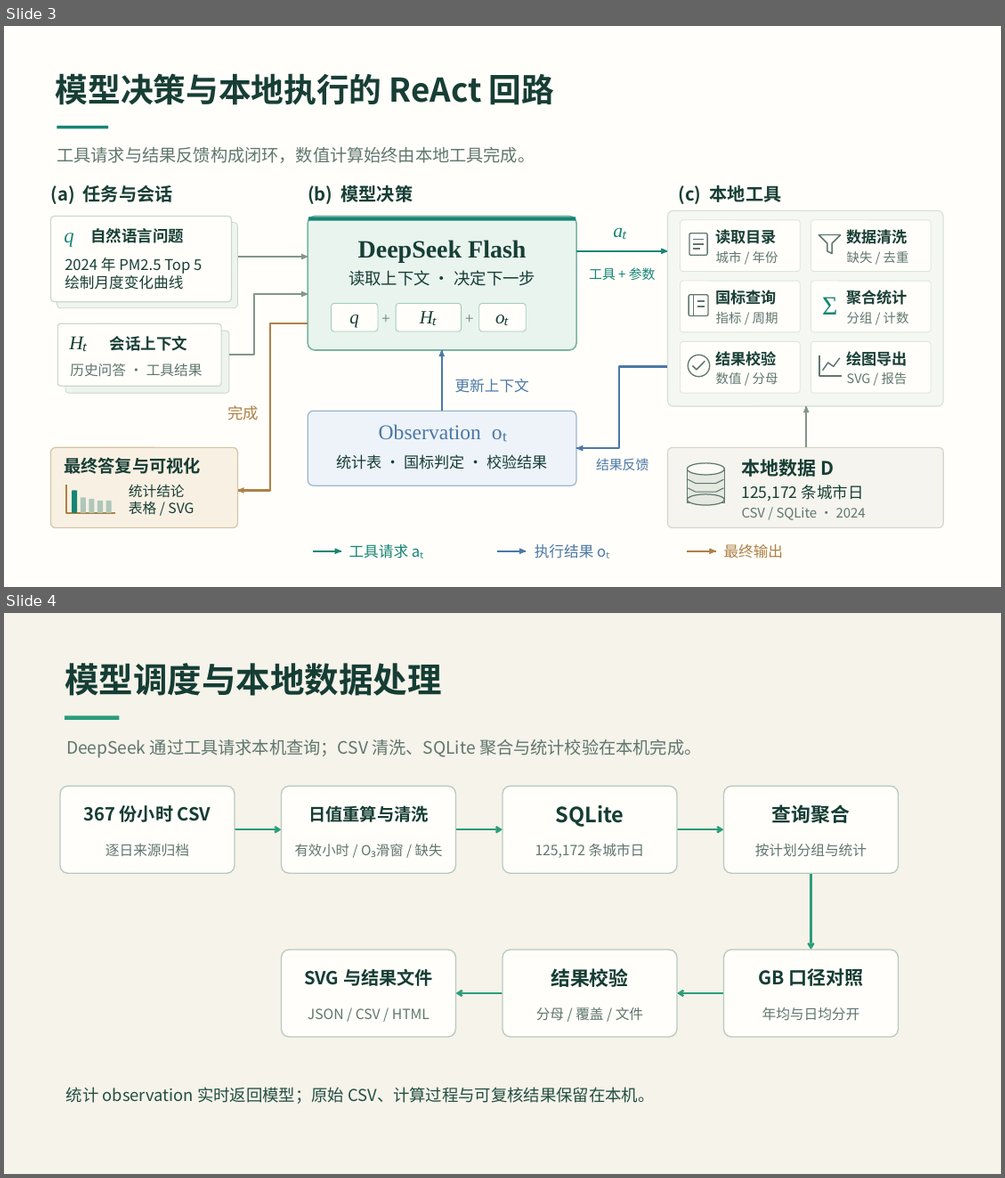
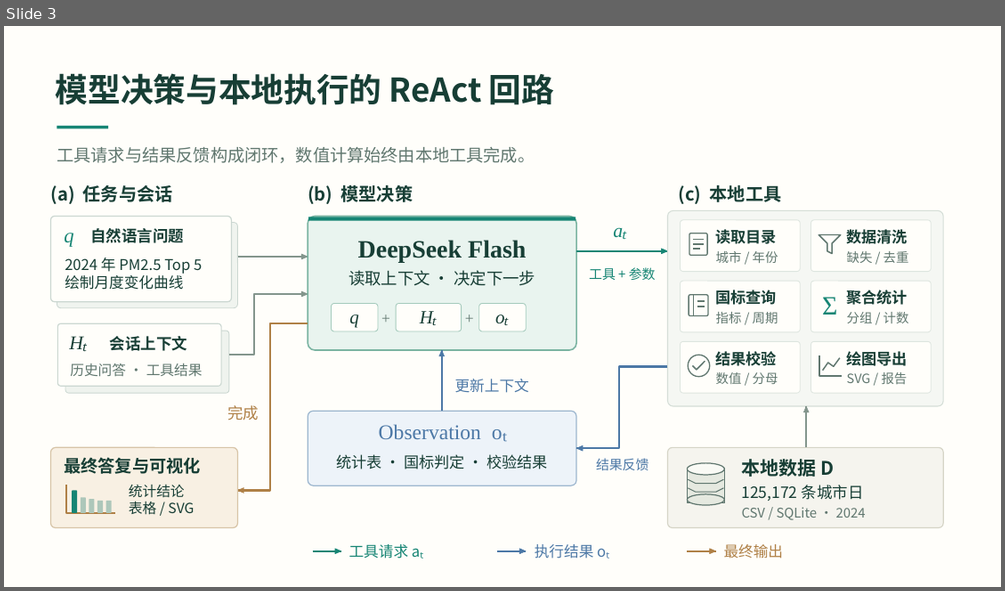
Before and after one commit to liujiting123/AirScope, a slide deck: docs/参赛答辩.pptx. Shown one above the other, each under a label of ours: slides 3 and 4 before the commit, slide 3 after it. The pictures are 1005x1178 and 1005x591 pixels, drawn with LibreOffice and Linux fonts; fonts in the diff are those of the drawing. Boxes give left, top, right and bottom in pixels: in the first picture for what was removed or moved away, otherwise in the second. Text is boxed around its words. In the diff, an @@ line names an element or a change of style, - is before the commit and + after.

```diff
--- a/docs/参赛答辩.pptx
+++ b/docs/参赛答辩.pptx
@@ slide 4 removed at [4,613,1001,1174], background #F5F3EA @@
@@ text removed at [65,663,441,696] @@
-模型调度与本地数据处理
@@ rectangle removed at [65,716,119,720] @@
@@ text removed at [66,739,701,758] @@
-DeepSeek 通过工具请求本机查询；CSV 清洗、SQLite 聚合与统计校验在本机完成。
@@ rounded rectangle removed at [60,786,235,873] @@
@@ rounded rectangle removed at [282,786,455,873] @@
@@ rounded rectangle removed at [502,786,677,873] @@
@@ rounded rectangle removed at [723,786,898,873] @@
@@ text removed at [84,805,211,822] @@
-367 份小时 CSV
@@ text removed at [308,805,428,822] @@
-日值重算与清洗
@@ text removed at [555,805,623,827] @@
-SQLite
@@ text removed at [772,804,850,823] @@
-查询聚合
@@ text removed at [105,844,189,856] @@
-逐日来源归档
@@ arrow removed from (235, 830) to (282, 830) @@
@@ text removed at [295,844,443,857] @@
-有效小时 / O₃滑窗 / 缺失
@@ arrow removed from (455, 830) to (502, 830) @@
@@ text removed at [535,844,645,858] @@
-125,172 条城市日
@@ arrow removed from (677, 830) to (723, 830) @@
@@ text removed at [755,844,866,856] @@
-按计划分组与统计
@@ arrow removed from (811, 873) to (811, 949) @@
@@ rounded rectangle removed at [282,949,455,1037] @@
@@ rounded rectangle removed at [502,949,677,1037] @@
@@ rounded rectangle removed at [723,949,898,1037] @@
@@ text removed at [304,968,433,986] @@
-SVG 与结果文件
@@ text removed at [550,968,628,987] @@
-结果校验
@@ text removed at [758,968,864,986] @@
-GB 口径对照
@@ text removed at [307,1008,429,1019] @@
-JSON / CSV / HTML
@@ arrow removed from (502, 993) to (455, 993) @@
@@ text removed at [536,1007,643,1020] @@
-分母 / 覆盖 / 文件
@@ arrow removed from (723, 993) to (677, 993) @@
@@ text removed at [762,1007,860,1021] @@
-年均与日均分开
@@ text removed at [66,1086,654,1103] @@
-统计 observation 实时返回模型；原始 CSV、计算过程与可复核结果保留在本机。
```
Also in this commit, not shown: 10 slides added, 6 other slides removed, 3 other files.
